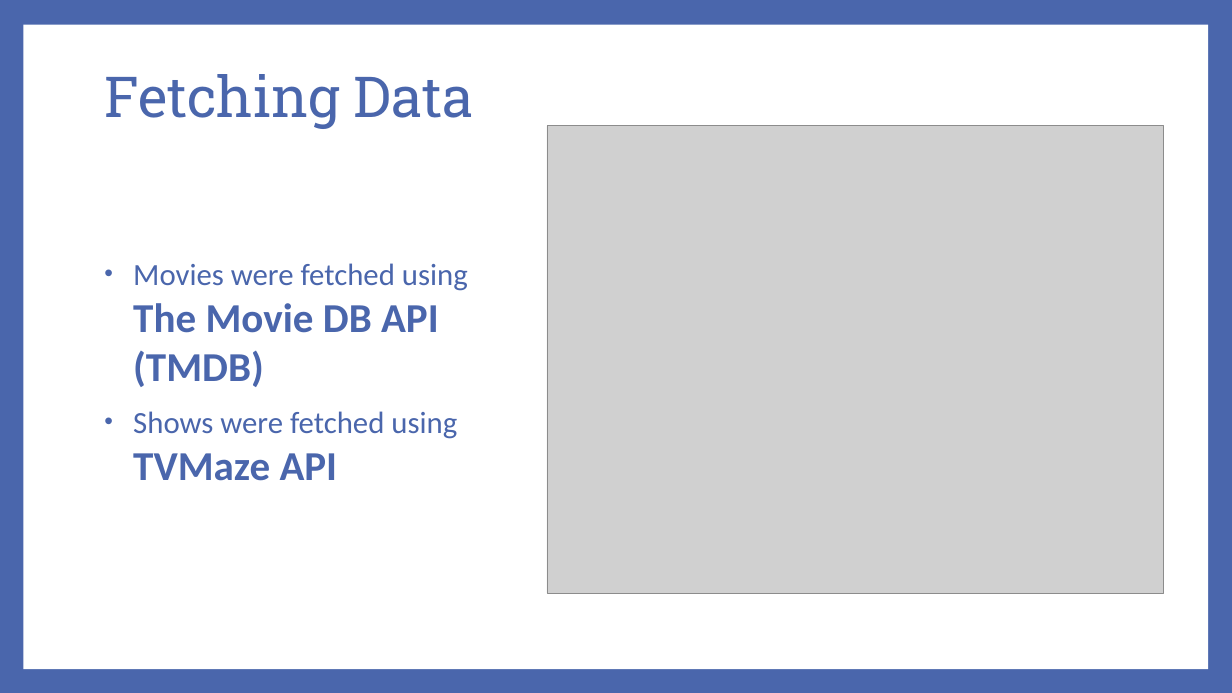
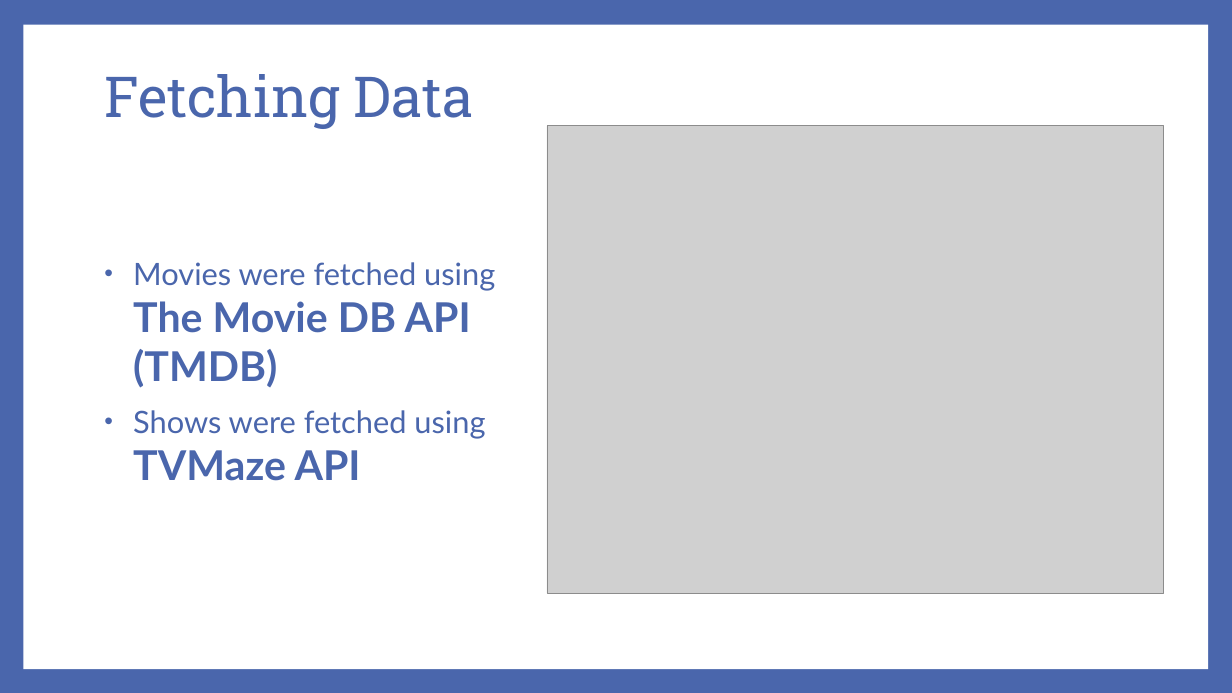
Before and after one commit to abedafnan/MonogoDB-Project, a slide deck: slide 3 of MongoDB Project.pptx. Drawn at 1232x693 pixels with LibreOffice and Linux fonts; fonts in the diff are those of the drawing; grey boxes stand for pictures. Boxes give left, top, right and bottom in pixels: in the first picture for what was removed or moved away, otherwise in the second. Text is boxed around its words. In the diff, an @@ line names an element or a change of style, - is before the commit and + after.

```diff
--- a/MongoDB Project.pptx
+++ b/MongoDB Project.pptx
@@ text "Movies were fetched using The ..." at <box>133,262,495,481</box>: font Calibri to Lato @@
```
Also in this commit, not shown: 1 other slide changed, 3 slides added, 4 other files.
